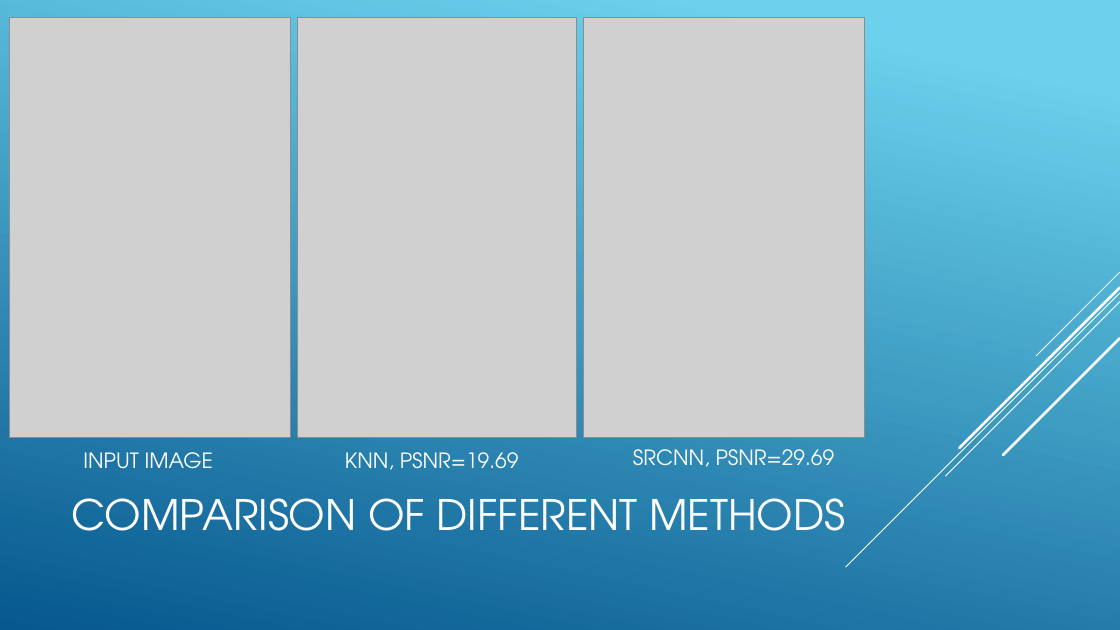
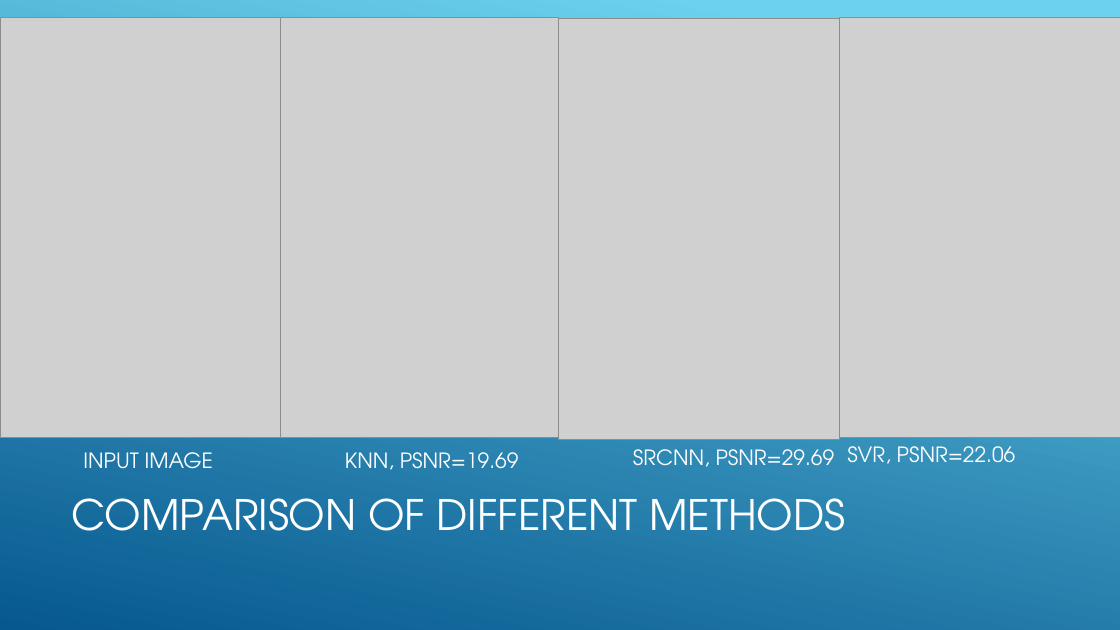
Before and after one commit to avinavsrivastava/iiih-super-resolution, a slide deck: slide 17 of ImageSuperResolution.pptx (slide 16 before the commit). Drawn at 1120x630 pixels with LibreOffice and Linux fonts; fonts in the diff are those of the drawing; grey boxes stand for pictures. Boxes give left, top, right and bottom in pixels: in the first picture for what was removed or moved away, otherwise in the second. Text is boxed around its words. In the diff, an @@ line names an element or a change of style, - is before the commit and + after.

Commit message:
uploaded the svr changes

```diff
--- a/ImageSuperResolution.pptx
+++ b/ImageSuperResolution.pptx
@@ picture: place and size @@
-picture at <box>10,17,291,438</box>
+picture at <box>0,17,281,438</box>
@@ picture: place and size @@
-picture at <box>297,17,576,438</box>
+picture at <box>281,17,559,438</box>
@@ picture: place and size @@
-picture at <box>583,17,864,438</box>
+picture at <box>559,18,839,439</box>
@@ picture added at <box>839,17,1120,438</box> @@
@@ group removed at <box>846,272,1120,567</box>: 5 lines @@
@@ text added at <box>847,446,1016,464</box>, 18 pt, text #FFFFFF @@
+SVR, PSNR=22.06
```
Also in this commit, not shown: 13 other slides changed, 3 slides added, 2 slides removed.
